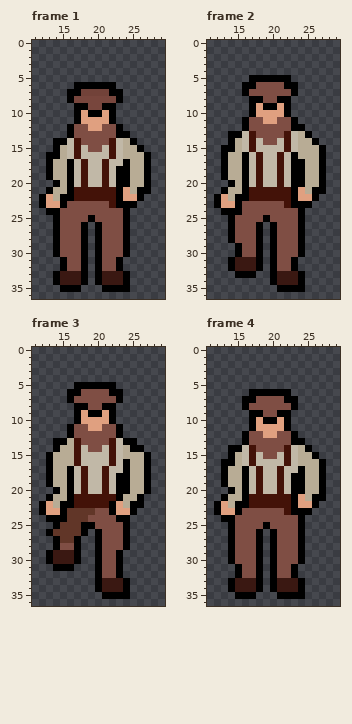
Two states of a animated GIF sprite, packages/client/src/assets/villager/villager_down.gif. The picture above is the old version.
The file is 80x80 pixels, drawn in blocks of 2x2; one block is one cell here. Shown: frame 1: x 11..29, y 0..36; frame 2: x 11..29, y 0..36; frame 3: x 11..29, y 0..36; frame 4: x 11..29, y 0..36. The commit also changed other frames, which this record leaves out.
New version:
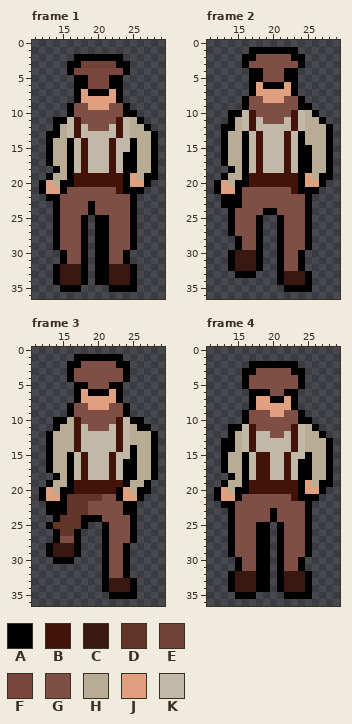
Palette (. is transparent): A #000000  B #431208  C #3a1812  D #613628  E #724239  F #78463d  G #7f4e44  H #b8ac95  J #e0a080  K #c1b8a7
Edits made:
--- frame 1
@@ x 11..29 @@
  1 ...................
- 2 ...................
- 3 ...................
- 4 ...................
- 5 ...................
- 6 ......AAAAAA.......
- 7 .....AAEEEEAA......
- 8 .....AFFFFFFA......
- 9 ......AAFFAA.......
-10 ......AJAAJA.......
-11 ......AJJJJA.......
-12 .....AGGJJGGA......
-13 .....AGGGGGGAA.....
-14 ...AAKBGGGGBKHA....
-15 ...AHKBKGGKBKHHA...
-16 ..AAHKBKKKKBKHHHA..
-17 ..AHHAKBKKBKKAHHA..
-18 ..AHHAKBKKBKAAHHA..
-19 ..AHHAKBKKBKAAHHA..
-20 ...AHAKBKKBKAAHHA..
-21 ..AHHABBBBBBAJHAA..
-22 .AJHAABBBBBBAJJA...
-23 .AJJAGGGGGGBAAA....
-24 ..AAGGGGGGGGGA.....
-25 ...AGGGGAGGGGA.....
-26 ...AGGGA.AGGGA.....
-27 ...AGGGA.AGGGA.....
-28 ...AGGGA.AGGGA.....
-29 ...AGGGA.AGGGA.....
-30 ...AGGGA.AGGGA.....
-31 ....AGGA.AGGA......
-32 ....AGGA.AGGA......
-33 ...ACCCA.ACCCA.....
-34 ...ACCCA.ACCCA.....
-35 ....AAA...AAAA.....
+ 2 ......AAAAAAA......
+ 3 .....AAEEEEEAA.....
+ 4 .....AFFFFFFFA.....
+ 5 ......AAFFFAA......
+ 6 ......AAFFFAA......
+ 7 ......AJAAAJA......
+ 8 ......AJJJJJA......
+ 9 .....AGGJJJGGA.....
+10 .....AGGGGGGGAA....
+11 ...AAKBGGGGGBKHA...
+12 ...AHKBKGGGKBKHHA..
+13 ..AAHKBKKKKKBKHHHA.
+14 ..AHHAKBKKKBKKAHHA.
+15 ..AHHAKBKKKBKKAHHA.
+16 ..AHHAKBKKKBKAAHHA.
+17 ..AHHAKBKKKBKAAHHA.
+18 ...AHAKBKKKBKAAHHA.
+19 ..AHHABBBBBBBAJHAA.
+20 .AJHAABBBBBBBAJJA..
+21 .AJJAGGGGGGGBAAA...
+22 ..AAGGGGGGGGGGA....
+23 ...AGGGGAGGGGGA....
+24 ...AGGGGAGGGGGA....
+25 ...AGGGA.AAGGGA....
+26 ...AGGGA.AAGGGA....
+27 ...AGGGA.AAGGGA....
+28 ...AGGGA.AAGGGA....
+29 ...AGGGA.AAGGGA....
+30 ....AGGA.AAGGA.....
+31 ....AGGA.AAGGA.....
+32 ...ACCCA.AACCCA....
+33 ...ACCCA.AACCCA....
+34 ...ACCCA.AACCCA....
+35 ....AAA....AAAA....
 36 ...................
--- frame 2
@@ x 11..29 @@
  0 ...................
- 1 ...................
- 2 ...................
- 3 ...................
- 4 ...................
- 5 ......AAAAAA.......
- 6 .....AAGGGGAA......
- 7 .....AGGGGGGA......
- 8 ......AAGGAA.......
- 9 ......AJAAJA.......
-10 ......AJJJJA.......
-11 .....AGGJJGGA......
-12 .....AGGGGGGAA.....
-13 ...AAKBGGGGBKHA....
-14 ...AHKBKGGKBKHHA...
-15 ..AAHKBKKKKBKHHHA..
-16 ..AHHAKBKKBKAHHHA..
-17 ..AHHAKBKKBKAAHHA..
-18 ..AHHAKBKKBKAAHHA..
-19 ..AHHAKBKKBKAAHHA..
-20 ...AHAKBKKBKAAHHA..
-21 ..AHHABBBBBBAJHAA..
-22 .AJHAABBBBBBAJJA...
-23 .AJJAGGGGGGBAAA....
-24 ..AAAGGGGGGGGA.....
-25 ...AGGGGAGGGGA.....
-26 ...AGGGA.AGGGA.....
-27 ...AGGGA.AGGGA.....
-28 ...AGGGA.AGGGA.....
-29 ....AGGA.AGGGA.....
-30 ....AGGA.AGGGA.....
-31 ...ACCCA.AGGA......
-32 ...ACCCA.AGGA......
-33 ....AAA..ACCCA.....
-34 .........ACCCA.....
-35 ..........AAAA.....
+ 1 ......AAAAAAA......
+ 2 .....AAGGGGGAA.....
+ 3 .....AGGGGGGGA.....
+ 4 ......AAGGGAA......
+ 5 ......AAGGGAA......
+ 6 ......AJAAAJA......
+ 7 ......AJJJJJA......
+ 8 .....AGGJJJGGA.....
+ 9 .....AGGGGGGGAA....
+10 ...AAKBGGGGGBKHA...
+11 ...AHKBKGGGKBKHHA..
+12 ..AAHKBKKKKKBKHHHA.
+13 ..AHHAKBKKKBKAHHHA.
+14 ..AHHAKBKKKBKAHHHA.
+15 ..AHHAKBKKKBKAAHHA.
+16 ..AHHAKBKKKBKAAHHA.
+17 ..AHHAKBKKKBKAAHHA.
+18 ...AHAKBKKKBKAAHHA.
+19 ..AHHABBBBBBBAJHAA.
+20 .AJHAABBBBBBBAJJA..
+21 .AJJAGGGGGGGBAAA...
+22 ..AAAGGGGGGGGGA....
+23 ..AAAGGGGGGGGGA....
+24 ...AGGGGAAGGGGA....
+25 ...AGGGA..AGGGA....
+26 ...AGGGA..AGGGA....
+27 ...AGGGA..AGGGA....
+28 ....AGGA..AGGGA....
+29 ....AGGA..AGGGA....
+30 ...ACCCA..AGGA.....
+31 ...ACCCA..AGGA.....
+32 ...ACCCA..AGGA.....
+33 ....AAA...ACCCA....
+34 ..........ACCCA....
+35 ...........AAAA....
 36 ...................
--- frame 3
@@ x 11..29 @@
  0 ...................
- 1 ...................
- 2 ...................
- 3 ...................
- 4 ...................
- 5 ......AAAAAA.......
- 6 .....AAGGGGAA......
- 7 .....AGGGGGGA......
- 8 ......AAGGAA.......
- 9 ......AJAAJA.......
-10 ......AJJJJA.......
-11 .....AGGJJGGA......
-12 .....AGGGGGGA......
-13 ...AAHBGGGGBKAA....
-14 ...AHHBKGGKBKHAA...
-15 ..AHHHBKKKKBKHHHA..
-16 ..AHHHBKKKKBKAHHA..
-17 ..AHHAKBKKBKKAHHA..
-18 ..AHHAKBKKBKAAHHA..
-19 ..AHHAKBKKBKAAHHA..
-20 ...AHAKBKKBKAAHHA..
-21 ..AHHABBBBBBAHHA...
-22 .AJHAABBBBBAJHAA...
-23 .AJJADDDDGGAJJA....
-24 ..AAADDDGGGGAA.....
-25 ...ADDDAAGGGGA.....
-26 ..ADDDDA.AGGGA.....
-27 ...ADDA..AGGGA.....
-28 ...AGGA..AGGGA.....
-29 ..ACCCA..AGGA......
-30 ..ACCCA..AGGA......
-31 ...AAA...AGGA......
-32 .........AGGA......
-33 .........ACCCA.....
-34 .........ACCCA.....
-35 ..........AAAA.....
+ 1 ......AAAAAAA......
+ 2 .....AAGGGGGAA.....
+ 3 .....AGGGGGGGA.....
+ 4 .....AGGGGGGGA.....
+ 5 ......AAGGGAA......
+ 6 ......AJAAAJA......
+ 7 ......AJJJJJA......
+ 8 .....AGGJJJGGA.....
+ 9 .....AGGGGGGGA.....
+10 ...AAHBGGGGGBKAA...
+11 ...AHHBKGGGKBKHAA..
+12 ..AHHHBKKKKKBKHHHA.
+13 ..AHHHBKKKKKBKHHHA.
+14 ..AHHHBKKKKKBKAHHA.
+15 ..AHHAKBKKKBKKAHHA.
+16 ..AHHAKBKKKBKAAHHA.
+17 ..AHHAKBKKKBKAAHHA.
+18 ...AHAKBKKKBKAAHHA.
+19 ..AHHABBBBBBBAHHA..
+20 .AJHAABBBBBBAJHAA..
+21 .AJJADDDDDGGAJJA...
+22 ..AAADDDGGGGGAA....
+23 ..AAADDDGGGGGAA....
+24 ...ADDDAAAGGGGA....
+25 ..ADDDDA..AGGGA....
+26 ...ADDA...AGGGA....
+27 ...AGGA...AGGGA....
+28 ..ACCCA...AGGA.....
+29 ..ACCCA...AGGA.....
+30 ...AAA....AGGA.....
+31 ..........AGGA.....
+32 ..........AGGA.....
+33 ..........ACCCA....
+34 ..........ACCCA....
+35 ...........AAAA....
 36 ...................
--- frame 4
@@ x 11..29 @@
  1 ...................
- 2 ...................
- 3 ...................
- 4 ...................
- 5 ...................
- 6 ......AAAAAA.......
- 7 .....AAGGGGAA......
- 8 .....AGGGGGGA......
- 9 ......AAGGAA.......
-10 ......AJAAJA.......
-11 ......AJJJJA.......
-12 .....AGGJJGGA......
-13 .....AGGGGGGAA.....
-14 ...AAKBGGGGBKHA....
-15 ...AHKBKGGKBKHHA...
-16 ..AAHKBKKKKBKHHHA..
-17 ..AHHAKBKKBKKAHHA..
-18 ..AHHAKBKKBKAAHHA..
-19 ..AHHAKBKKBKAAHHA..
-20 ...AHAKBKKBKAAHHA..
-21 ..AHHABBBBBBAJHAA..
-22 .AJHAABBBBBBAJJA...
-23 .AJJAGGGGGGBAAA....
-24 ..AAGGGGGGGGGA.....
-25 ...AGGGGAGGGGA.....
-26 ...AGGGA.AGGGA.....
-27 ...AGGGA.AGGGA.....
-28 ...AGGGA.AGGGA.....
-29 ...AGGGA.AGGGA.....
-30 ...AGGGA.AGGGA.....
-31 ....AGGA.AGGA......
-32 ....AGGA.AGGA......
-33 ...ACCCA.ACCCA.....
-34 ...ACCCA.ACCCA.....
-35 ....AAA...AAAA.....
+ 2 ......AAAAAAA......
+ 3 .....AAGGGGGAA.....
+ 4 .....AGGGGGGGA.....
+ 5 .....AGGGGGGGA.....
+ 6 ......AAAGGAA......
+ 7 ......AJJAAJA......
+ 8 ......AJJJJJA......
+ 9 .....AGGGJJGGA.....
+10 .....AGGGGGGGAA....
+11 ...AAKBGGGGGBKHA...
+12 ...AHKBKKGGKBKHHA..
+13 ..AAHKBKKKKKBKHHHA.
+14 ..AAHKBKKKKKBKHHHA.
+15 ..AHHAKBBKKBKKAHHA.
+16 ..AHHAKBBKKBKAAHHA.
+17 ..AHHAKBBKKBKAAHHA.
+18 ...AHAKBBKKBKAAHHA.
+19 ..AHHABBBBBBBAJHAA.
+20 .AJHAABBBBBBBAJJA..
+21 .AJJAGGGGGGGBAAA...
+22 ..AAGGGGGGGGGGA....
+23 ...AGGGGGAGGGGA....
+24 ...AGGGGGAGGGGA....
+25 ...AGGGAA.AGGGA....
+26 ...AGGGAA.AGGGA....
+27 ...AGGGAA.AGGGA....
+28 ...AGGGAA.AGGGA....
+29 ...AGGGAA.AGGGA....
+30 ....AGGAA.AGGA.....
+31 ....AGGAA.AGGA.....
+32 ...ACCCAA.ACCCA....
+33 ...ACCCAA.ACCCA....
+34 ...ACCCAA.ACCCA....
+35 ....AAA....AAAA....
 36 ...................
Where, in picture pixels (left, top, right, bottom), the same in both pictures:
changed: (39, 54, 158, 292)
changed: (214, 47, 333, 292)
changed: (39, 354, 158, 599)
changed: (214, 361, 333, 599)
